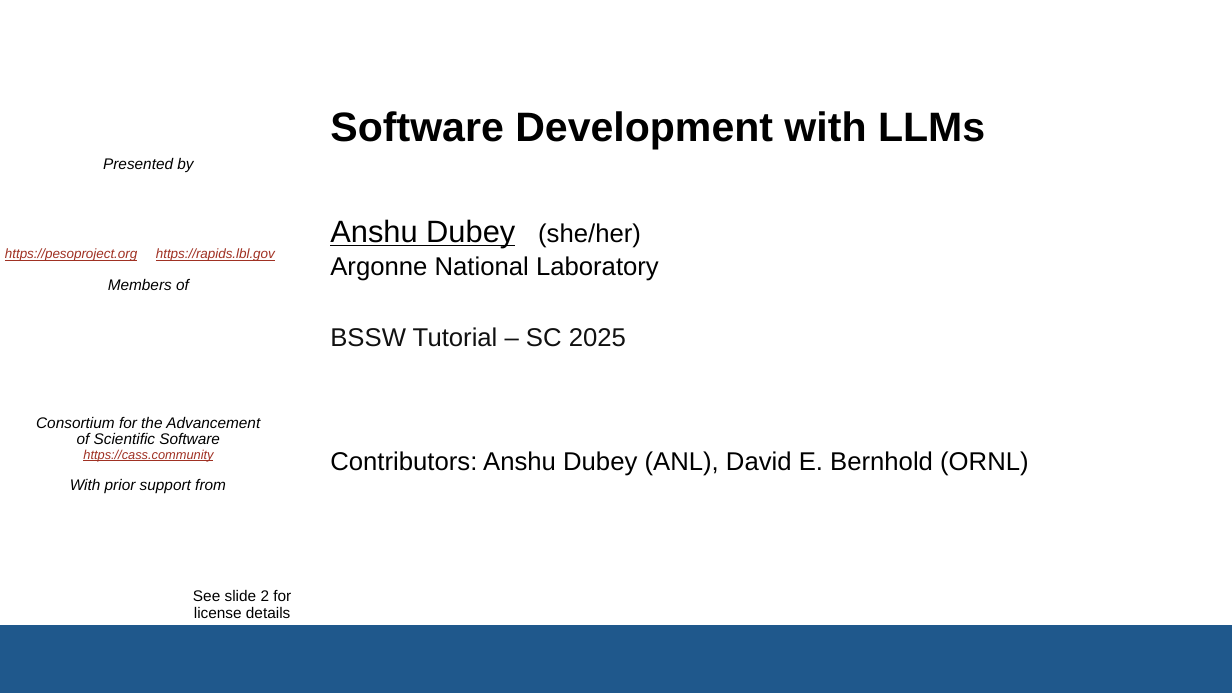
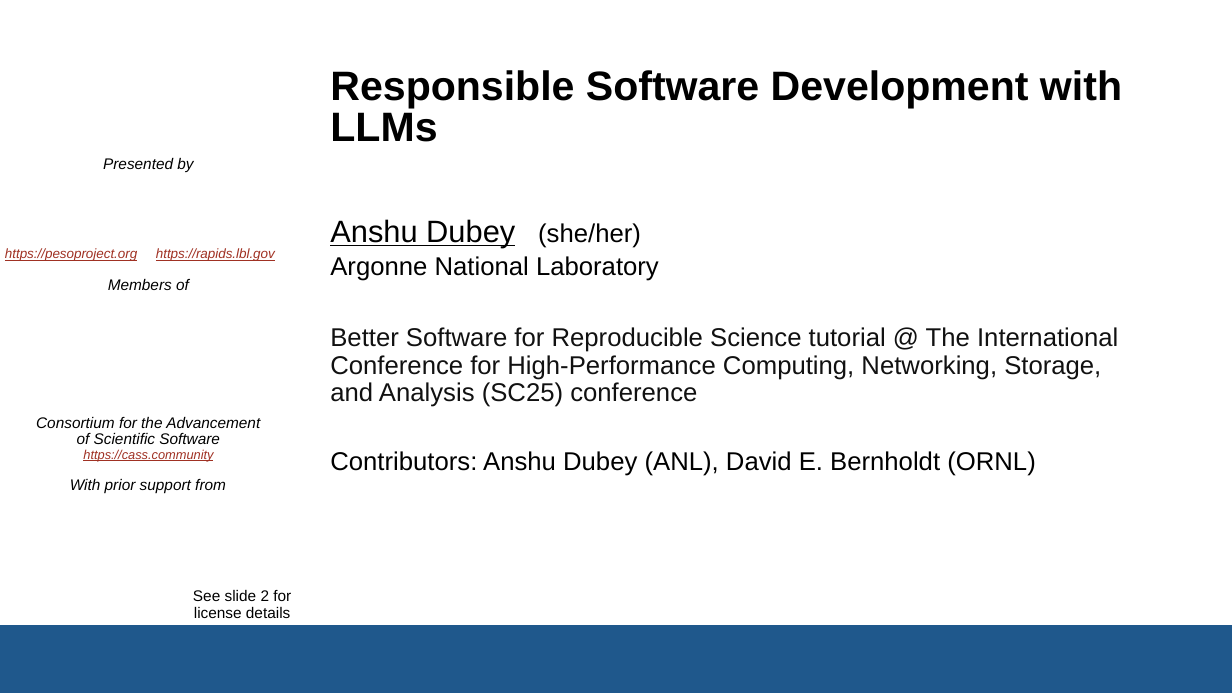
Before and after one commit to bssw-tutorial/presentations, a slide deck: slide 1 of dev-test-llm.pptx. Drawn at 1232x693 pixels with LibreOffice and Linux fonts; fonts in the diff are those of the drawing; background and template pictures are left out. Boxes give left, top, right and bottom in pixels: in the first picture for what was removed or moved away, otherwise in the second. Text is boxed around its words. In the diff, an @@ line names an element or a change of style, - is before the commit and + after.

```diff
--- a/dev-test-llm.pptx
+++ b/dev-test-llm.pptx
@@ title at <box>330,70,1122,142</box>: text changed @@
-Software Development with LLMs
+Responsible Software Development with LLMs
@@ text at <box>330,327,1118,407</box>: text changed @@
-BSSW Tutorial – SC 2025
+Better Software for Reproducible Science tutorial @ The International Conference for High-Performance Computing, Networking, Storage, and Analysis (SC25) conference
@@ text at <box>330,451,1036,476</box>: text changed @@
-Contributors: Anshu Dubey (ANL), David E. Bernhold (ORNL)
+Contributors: Anshu Dubey (ANL), David E. Bernholdt (ORNL)
```
Also in this commit, not shown: 15 other slides changed.
